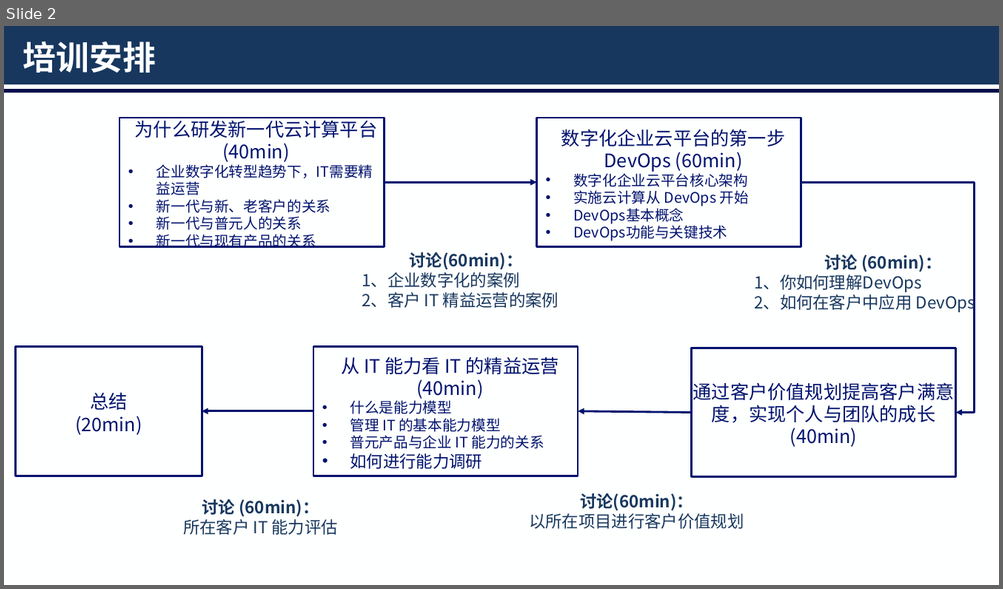
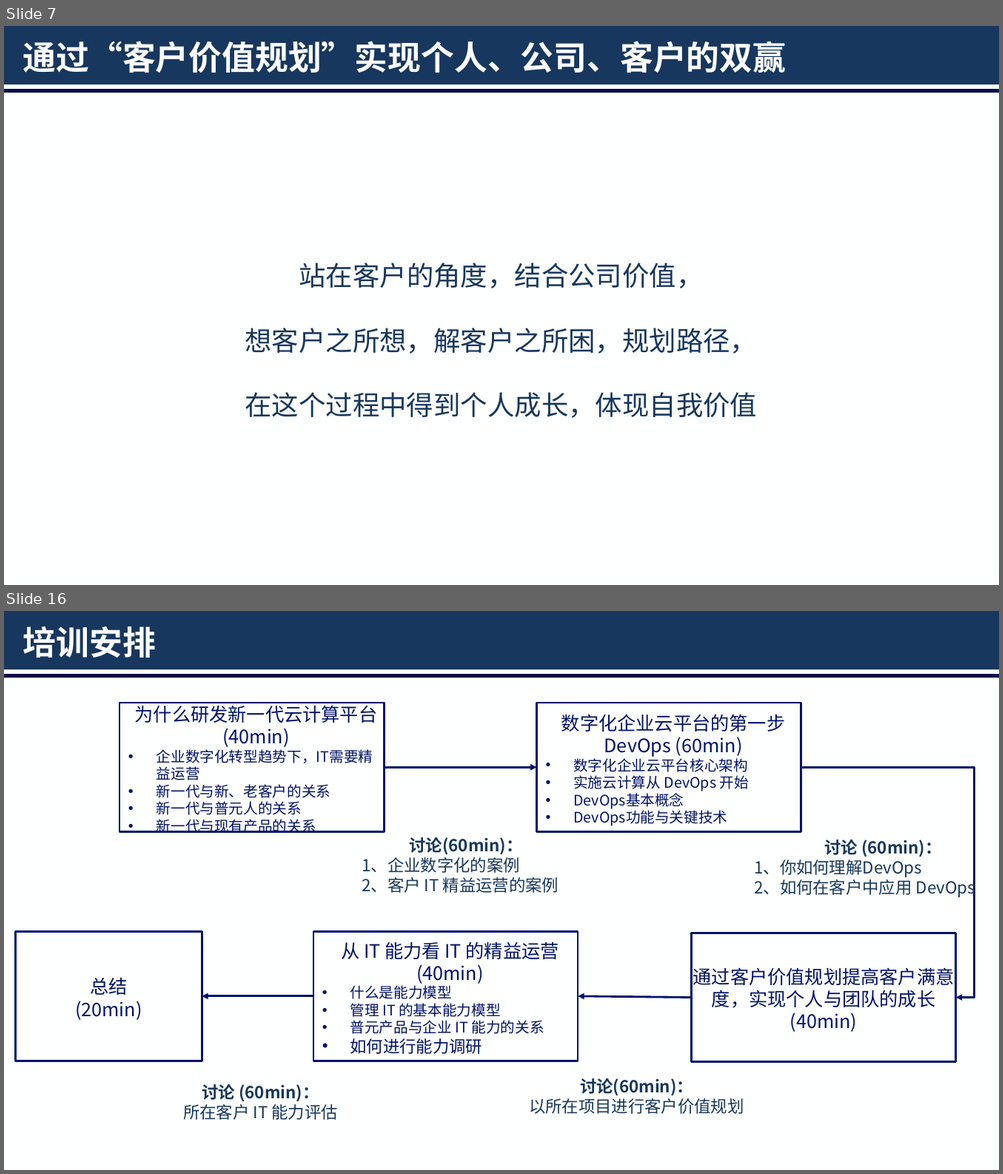
Before and after one commit to Jinzy/Primetonkb, a slide deck: 经验技巧总结/演讲：客户价值规划/客户价值规划.pptx. Shown one above the other, each under a label of ours: slide 2 before the commit, slides 7 and 16 after it; the slides between them are not shown. The pictures are 1003x589 and 1003x1174 pixels, drawn with LibreOffice and Linux fonts; fonts in the diff are those of the drawing; background and template pictures are left out. Boxes give left, top, right and bottom in pixels: in the first picture for what was removed or moved away, otherwise in the second. Text is boxed around its words. In the diff, an @@ line names an element or a change of style, - is before the commit and + after.

```diff
--- a/经验技巧总结/演讲：客户价值规划/客户价值规划.pptx
+++ b/经验技巧总结/演讲：客户价值规划/客户价值规划.pptx
@@ slide 7 added at (x1=4, y1=26, x2=999, y2=585), background #FEFFFF; not listed: 2 template elements that a slide beside it also shows @@
@@ title added at (x1=23, y1=41, x2=786, y2=73), 32 pt, text #FEFFFF, bold @@
+通过“客户价值规划”实现个人、公司、客户的双赢
@@ text added at (x1=245, y1=263, x2=757, y2=418), 26 pt, text #17375E @@
+站在客户的角度，结合公司价值，
+想客户之所想，解客户之所困，规划路径，
+在这个过程中得到个人成长，体现自我价值
@@ what was slide 2 is now slide 16 @@
```
Also in this commit, not shown: 1 slide changed, 13 other slides added.
